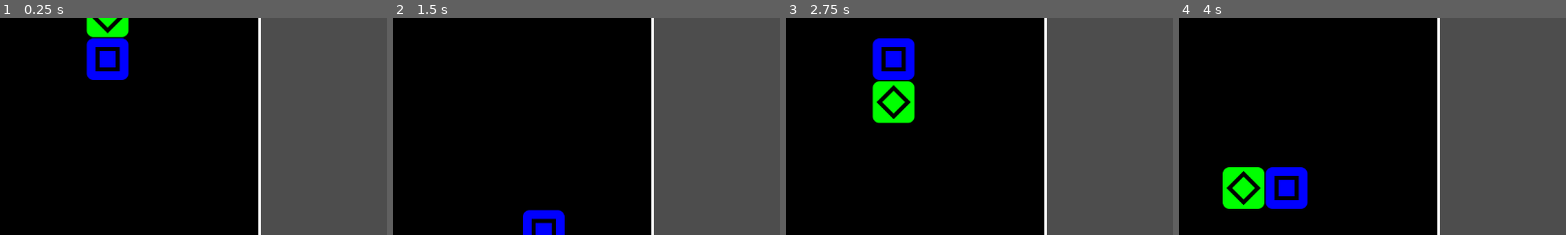
Above: before the commit, frames 1-4 (left to right).
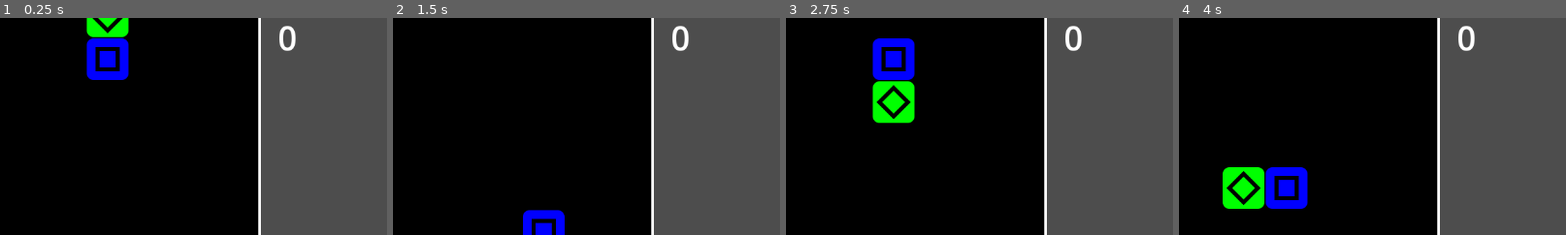
Above: after the commit, the same moments.

Repository: liabilityluke/FBGJ2025
Game: Godot game, scene res://board.tscn
Same seed, same stepped clock (60 frames per second), same inputs: the game is played once before the commit and once after it. The project has no main scene, so this scene is started directly.
Inputs:
- Up to frame 1 (0.25 s): no input
- Up to frame 2 (1.5 s): tap Enter (ui_accept) at 0.5, 0.77 s; hold Right (ui_right) 0.53-1.28 s; hold Down (ui_down) from 1.28 s (still down)
- Up to frame 3 (2.75 s): tap Enter (ui_accept) at 1.52 s; release Down (ui_down) at 2.03 s; hold Right (ui_right) from 2.03 s (still down)
- Up to frame 4 (4 s): tap Enter (ui_accept) at 3.02, 3.5, 3.77 s; release Right (ui_right) at 3.53 s; hold Left (ui_left) from 3.53 s (still down)
The pictures show only the part of the screen within x 0-50%, y 5-55%; the shares and areas given below are measured in that part.

The runs differ from the first frame. In frame 1, 0.3% of the frame differs, in the area x 72-77%, y 3-16%; in frame 2, 0.3%; in frame 3, 0.3%; in frame 4, 0.3%.

Commit message:
scoring added

Diff:
--- a/block.tscn
+++ b/block.tscn
@@ -13,6 +13,57 @@
 
 [sub_resource type="CanvasItemMaterial" id="CanvasItemMaterial_e2bb5"]
 blend_mode = 1
+
+[sub_resource type="Animation" id="Animation_e2bb5"]
+length = 0.001
+tracks/0/type = "value"
+tracks/0/imported = false
+tracks/0/enabled = true
+tracks/0/path = NodePath("AnimationColorsFalling:position")
+tracks/0/interp = 1
+tracks/0/loop_wrap = true
+tracks/0/keys = {
+"times": PackedFloat32Array(0),
+"transitions": PackedFloat32Array(1),
+"update": 0,
+"values": [Vector2(0, -64)]
+}
+tracks/1/type = "value"
+tracks/1/imported = false
+tracks/1/enabled = true
+tracks/1/path = NodePath("AnimationColorsFalling:visible")
+tracks/1/interp = 1
+tracks/1/loop_wrap = true
+tracks/1/keys = {
+"times": PackedFloat32Array(0),
+"transitions": PackedFloat32Array(1),
+"update": 1,
+"values": [false]
+}
+tracks/2/type = "value"
+tracks/2/imported = false
+tracks/2/enabled = true
+tracks/2/path = NodePath("AnimationColorsStatic:visible")
+tracks/2/interp = 1
+tracks/2/loop_wrap = true
+tracks/2/keys = {
+"times": PackedFloat32Array(0),
+"transitions": PackedFloat32Array(1),
+"update": 1,
+"values": [false]
+}
+tracks/3/type = "value"
+tracks/3/imported = false
+tracks/3/enabled = true
+tracks/3/path = NodePath("Colors:visible")
+tracks/3/interp = 1
+tracks/3/loop_wrap = true
+tracks/3/keys = {
+"times": PackedFloat32Array(0),
+"transitions": PackedFloat32Array(1),
+"update": 1,
+"values": [true]
+}
 
 [sub_resource type="Animation" id="Animation_mk58r"]
 resource_name = "merge"
@@ -64,57 +115,6 @@
 "transitions": PackedFloat32Array(1, 1),
 "update": 1,
 "values": [false, true]
-}
-
-[sub_resource type="Animation" id="Animation_e2bb5"]
-length = 0.001
-tracks/0/type = "value"
-tracks/0/imported = false
-tracks/0/enabled = true
-tracks/0/path = NodePath("AnimationColorsFalling:position")
-tracks/0/interp = 1
-tracks/0/loop_wrap = true
-tracks/0/keys = {
-"times": PackedFloat32Array(0),
-"transitions": PackedFloat32Array(1),
-"update": 0,
-"values": [Vector2(0, -64)]
-}
-tracks/1/type = "value"
-tracks/1/imported = false
-tracks/1/enabled = true
-tracks/1/path = NodePath("AnimationColorsFalling:visible")
-tracks/1/interp = 1
-tracks/1/loop_wrap = true
-tracks/1/keys = {
-"times": PackedFloat32Array(0),
-"transitions": PackedFloat32Array(1),
-"update": 1,
-"values": [false]
-}
-tracks/2/type = "value"
-tracks/2/imported = false
-tracks/2/enabled = true
-tracks/2/path = NodePath("AnimationColorsStatic:visible")
-tracks/2/interp = 1
-tracks/2/loop_wrap = true
-tracks/2/keys = {
-"times": PackedFloat32Array(0),
-"transitions": PackedFloat32Array(1),
-"update": 1,
-"values": [false]
-}
-tracks/3/type = "value"
-tracks/3/imported = false
-tracks/3/enabled = true
-tracks/3/path = NodePath("Colors:visible")
-tracks/3/interp = 1
-tracks/3/loop_wrap = true
-tracks/3/keys = {
-"times": PackedFloat32Array(0),
-"transitions": PackedFloat32Array(1),
-"update": 1,
-"values": [true]
 }
 
 [sub_resource type="AnimationLibrary" id="AnimationLibrary_5npld"]
--- a/board.gd
+++ b/board.gd
@@ -27,6 +27,11 @@
 var block := preload("res://block.tscn")
 
 @export var primary_chance := 0.75
+
+var chain_num := 0
+
+var score := 0
+signal score_updated(score)
 
 func _ready() -> void:
 	#form the grid
@@ -117,7 +122,6 @@
 		rotation_state = desired_rotation_state
 		move_block(stem_block, seed_block.location + stem_vector)
 
-
 func location_to_position(location: Vector2i) -> Vector2i:
 	return board_start_position + Vector2i((0.5+location.x)*cell_size, (0.5+location.y)*cell_size)
 
@@ -169,9 +173,11 @@
 	drop_timer.start()
 
 func _on_drop_timer_timeout() :
+	chain_num += 1
 	if check_for_chain() :
 		chain_timer.start()
 	else :
+		chain_num = 0
 		spawn_blocks()
 
 func drop_blocks() :
@@ -217,6 +223,8 @@
 
 
 	if popping_blocks.size() > 1 :
+		score += 100 * int(pow(chain_num, 1.5)) * popping_blocks.size()
+		score_updated.emit(score)
 		for popping_block in popping_blocks :
 			popping_block.queue_free()
 			grid[popping_block.location.x][popping_block.location.y] = null
@@ -276,16 +284,20 @@
 
 					#might have 0 null confusion if i misunderstand how this works
 					if combination_color != -1 :
+						score += 50 * int(pow(chain_num, 1.5))
+
 						merging = true
 						grid[column][row - 1].queue_free()
 						grid[column][row - 1] = null
 						test_block.change_color(combination_color, true)
 						chain_detected = true
 	if merging :
+		score_updated.emit(score)
 		var sfx = preload("res://sound_effect_player.tscn").instantiate()
 		add_child(sfx)
 		sfx.stream = preload("res://assets/fuse.wav")
 		sfx.play()
+
 	return chain_detected
 
 func spawn_blocks() -> void :
--- a/board.tscn
+++ b/board.tscn
@@ -1,6 +1,7 @@
-[gd_scene load_steps=8 format=3 uid="uid://dq6y6dq8mwh10"]
+[gd_scene load_steps=9 format=3 uid="uid://dq6y6dq8mwh10"]
 
 [ext_resource type="Script" uid="uid://dxaxjhc4nxrt3" path="res://board.gd" id="1_p0ybc"]
+[ext_resource type="Script" uid="uid://bddoxfiyeg74q" path="res://rich_text_label.gd" id="2_psm7c"]
 
 [sub_resource type="QuadMesh" id="QuadMesh_p0ybc"]
 size = Vector2(392, 648)
@@ -35,3 +36,14 @@
 position = Vector2(192, 320)
 mesh = SubResource("QuadMesh_jqgjh")
 texture = SubResource("GradientTexture1D_mgc1s")
+
+[node name="RichTextLabel" type="RichTextLabel" parent="."]
+offset_left = 413.0
+offset_top = 29.0
+offset_right = 891.0
+offset_bottom = 237.0
+theme_override_font_sizes/normal_font_size = 50
+text = "0"
+script = ExtResource("2_psm7c")
+
+[connection signal="score_updated" from="." to="RichTextLabel" method="_on_board_score_updated"]
--- /dev/null
+++ b/rich_text_label.gd
@@ -0,0 +1,5 @@
+extends RichTextLabel
+
+
+func _on_board_score_updated(score: Variant) -> void:
+	text = str(score)
Not shown, added: rich_text_label.gd.uid
